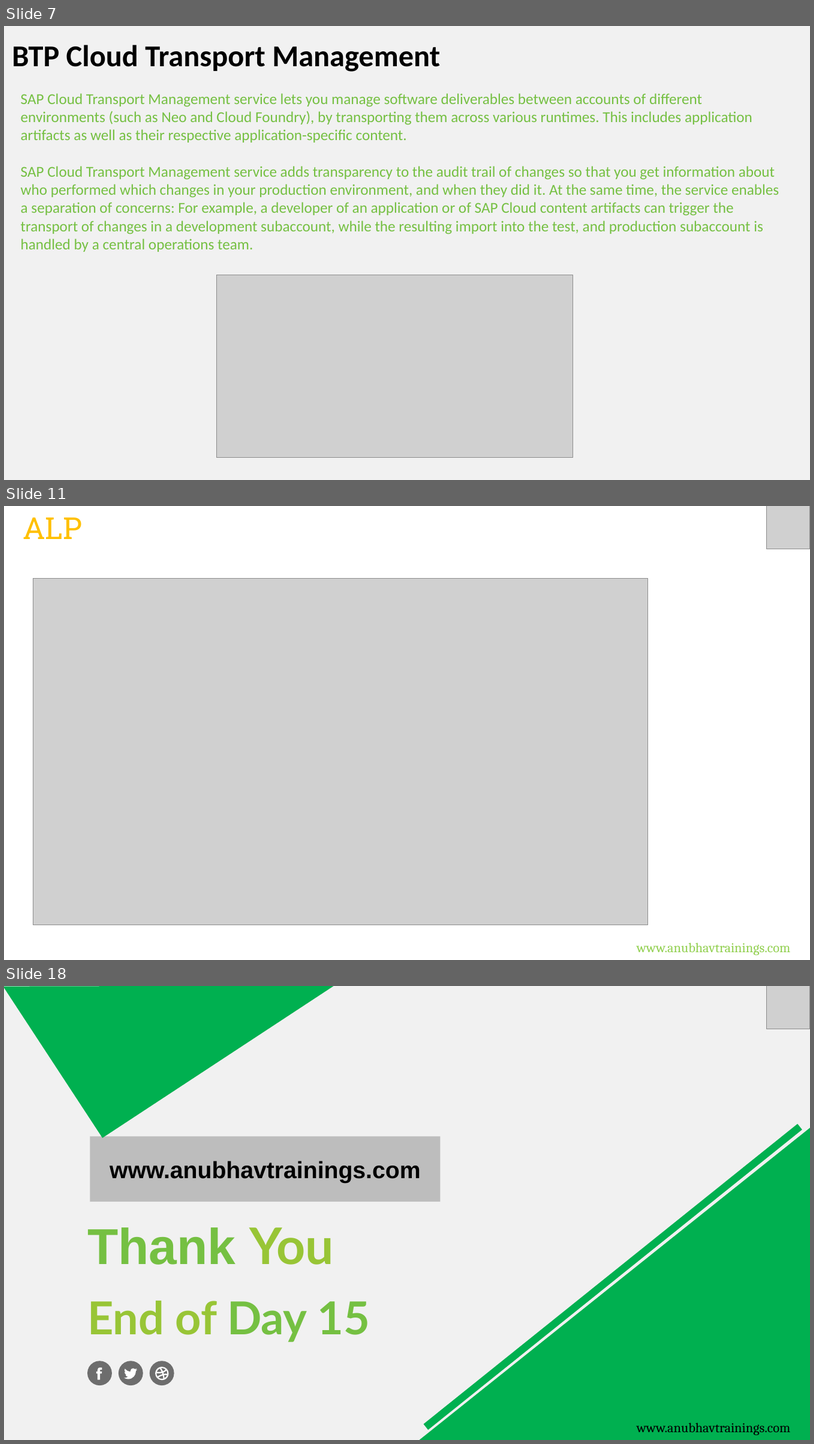
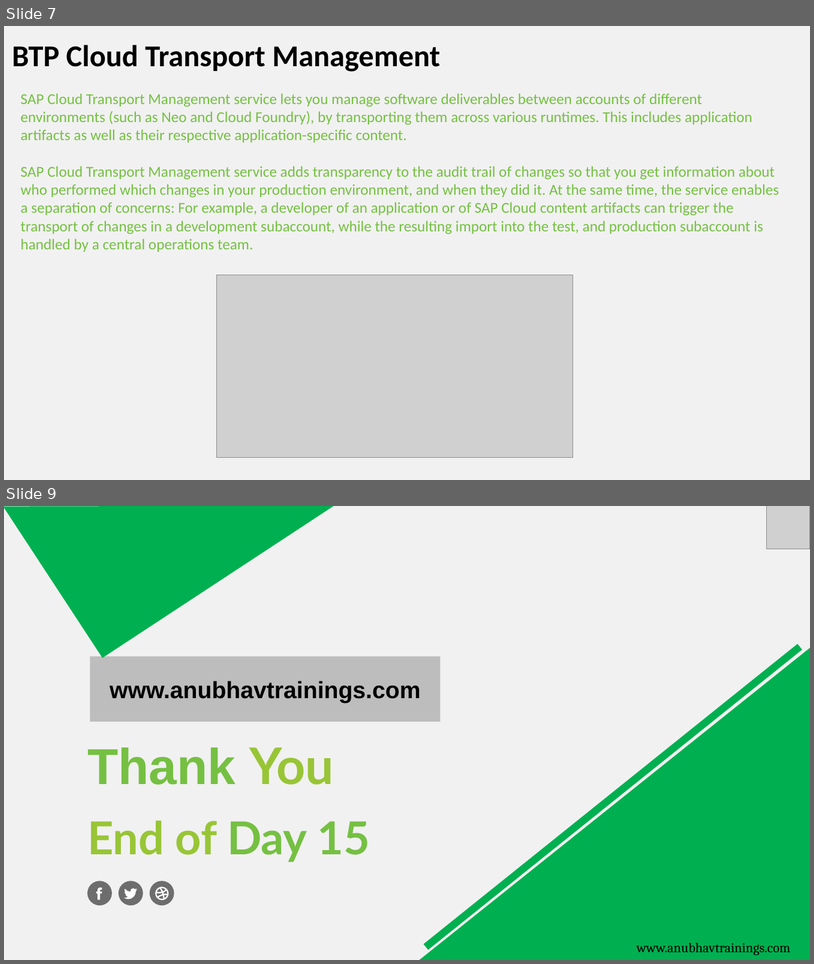
Before and after one commit to tprudhvisap/RAP_Training_Applied_Materials, a slide deck: Day 15/DAY-15.pptx. Shown one above the other, each under a label of ours: slides 7, 11 and 18 before the commit, slides 7 and 9 after it; the slides between them are not shown. The pictures are 814x1444 and 814x964 pixels, drawn with LibreOffice and Linux fonts; fonts in the diff are those of the drawing; grey boxes stand for pictures. Boxes give left, top, right and bottom in pixels: in the first picture for what was removed or moved away, otherwise in the second. Text is boxed around its words. In the diff, an @@ line names an element or a change of style, - is before the commit and + after.

```diff
--- a/Day 15/DAY-15.pptx
+++ b/Day 15/DAY-15.pptx
@@ slide 11 removed at box(4, 506, 810, 960), background #FFFFFF @@
@@ text removed at box(23, 517, 82, 539) @@
-ALP
@@ picture removed at box(767, 506, 810, 549) @@
@@ picture removed at box(33, 578, 648, 924) @@
@@ text removed at box(637, 942, 791, 955) @@
-www.anubhavtrainings.com
@@ what was slide 18 is now slide 9 @@
```
Also in this commit, not shown: 8 other slides removed, 1 other file.
